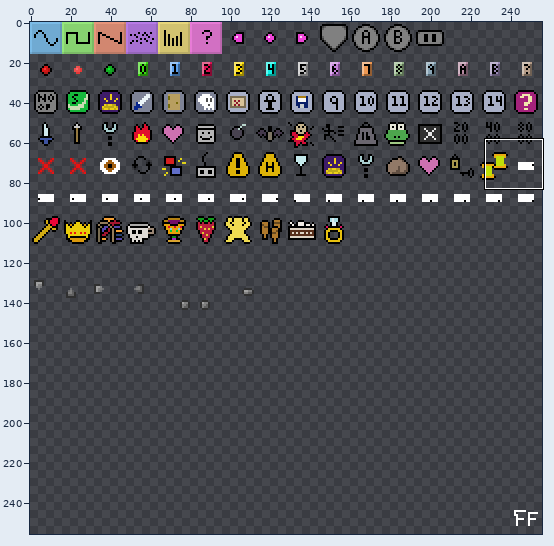
File history of a sprite sheet, src/data/tilesheet/001-chrome.png. Above, an overview of the earlier version with the close-up marked.
Close-up. The starting point:
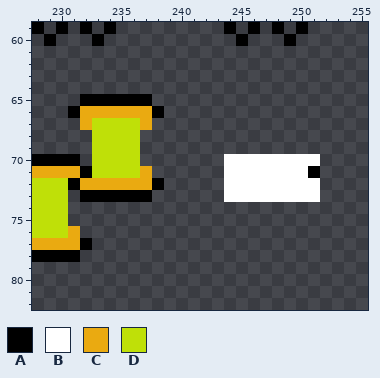
The file is 256x256 pixels. Colours within 5 levels of each other are drawn and written as one. Shown: x 228..255, y 59..82.
Palette (. is transparent): A #000000  B #ffffff  C #eaaa11  D #bfe008
Pixels before, first column x 228:
59 A.A.A.A.........A.A.A.A.
60 .A...A...........A...A..
61 ........................
62 ........................
63 ........................
64 ........................
65 ....AAAAAA..............
66 ...ACCCCCCA.............
67 ....CDDDDC..............
68 .....DDDD...............
69 .....DDDD...............
70 AAAA.DDDD.......BBBBBBBB
71 CCCCADDDDC......BBBBBBBA
72 DDDACCCCCCA.....BBBBBBBB
73 DDD.AAAAAA......BBBBBBBB
74 DDD.....................
75 DDD.....................
76 DDDC....................
77 CCCCA...................
78 AAAA....................
And afterwards:
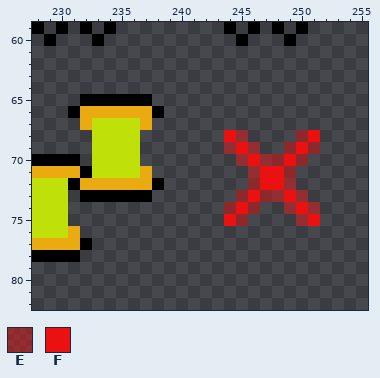
Colours new in this view: E #ec111177  F #ec1111
Edits made:
Changed rows in their new state; - is an unchanged pixel.
first column x 244:
68 FE----EF
69 EFE--EFE
70 .EFEEFE.
71 ..EFFE..
72 ..EFFE..
73 .EFEEFE.
74 EFE--EFE
75 FE----EF
Boxes around the changes in both close-ups, in picture pixels (x1, y1, x2, y2):
changed: (224, 130, 320, 226)
